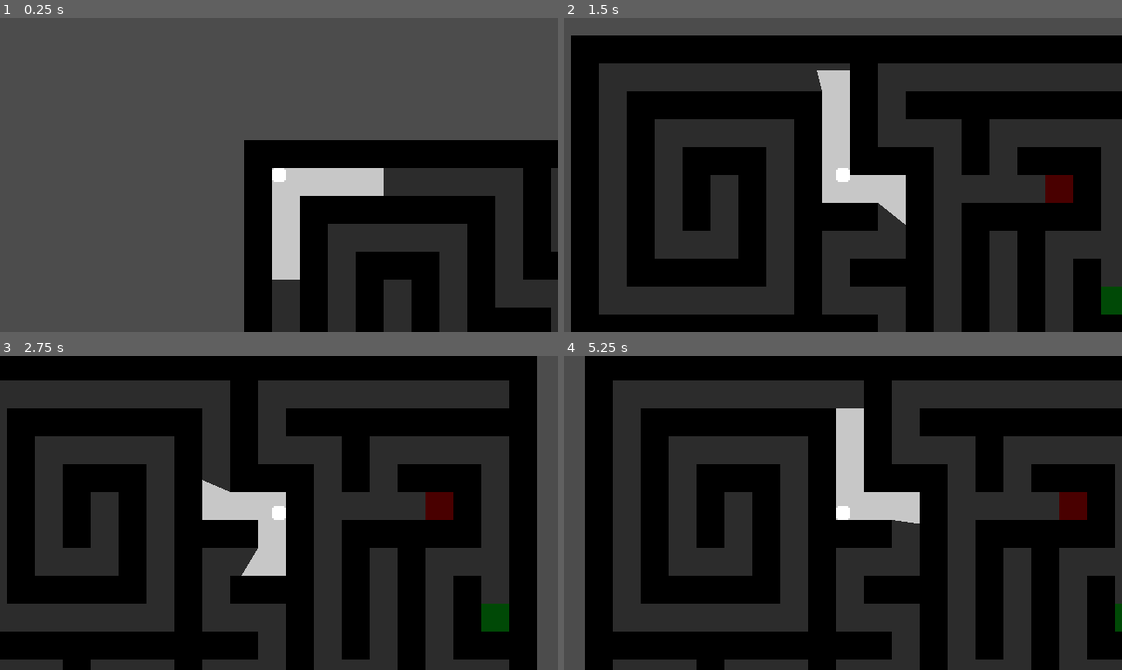
Above: before the commit, frames 1-4 (two rows, left to right).
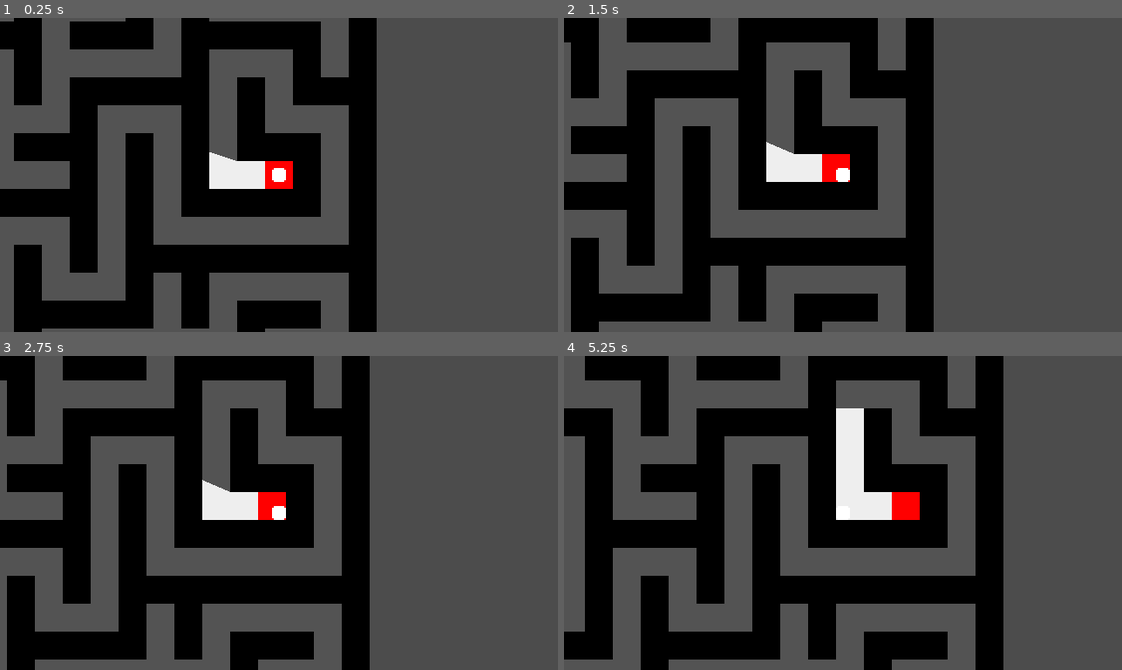
Above: after the commit, the same moments.

Repository: CaptFurball/thing-three
Game: Godot game, scene res://world.tscn
The game is run twice, just before and just after one commit, with the same random seed, the same clock (stepped at 60 frames per second) and the same inputs. The project has no main scene, so this scene is started directly.
Inputs:
- Up to frame 1 (0.25 s): no input
- Up to frame 2 (1.5 s): tap Enter at 0.5 s; hold D (move_right) 0.53-1.28 s; hold S (move_down) from 1.28 s (still down)
- Up to frame 3 (2.75 s): tap Space at 2 s; release S (move_down) at 2.03 s; hold D (move_right) from 2.03 s (still down)
- Up to frame 4 (5.25 s): tap Enter at 2.75, 4.25 s; release D (move_right) at 2.78 s; hold W (move_up) 2.78-3.53 s; tap Space at 3.5, 5 s; hold A (move_left) 3.53-5.03 s; hold S (move_down) from 5.03 s (still down)

The runs differ from the first frame. In frame 1, 57% of the frame differs, in the area x 0-100%, y 0-100%; in frame 2, 75%; in frame 3, 68%; in frame 4, 64%.

Commit message:
Refactor code

Diff:
--- a/maze/generator.gd
+++ b/maze/generator.gd
@@ -3,136 +3,170 @@
 var Tile = preload("res://maze/tile.gd")
 
 const STEPS = 2
+const TILE_SIZE = 16
+const TILE_OFFSET = 8
 
-var _map_size : Vector2
-var start_point : Vector2 = Vector2(-1, -1)
-var end_point : Vector2 = Vector2(-1, -1)
-var tiles : Array
+# local
 var stack : Array
 var deadend_stack : Array
 var rng = RandomNumberGenerator.new()
 var is_backtracing : bool = false;
 
+# public
+var size : Vector2 setget set_size, get_size
+var start_point : Vector2 = Vector2(-1, -1) setget , get_start_point
+var end_point : Vector2 = Vector2(-1, -1) setget , get_end_point
+var tiles : Array setget , get_tiles
+
 func _init(map_size : Vector2):
-	self._map_size = map_size
-	self.rng.randomize()
+	self.size = map_size
+	rng.randomize()
 
 	# step 1 - Create a template tile
-	self.create_tiles()
+	create_tiles()
+
+	# step 3 - Create starting point
+	create_start_point()
 
 	# step 2 - Create the maze
-	self.create_maze()
-
-	# step 3 - Create starting point
-	self.create_start_point()
+	create_maze()
 
 	# step 4 - Create ending point
-	self.create_end_point()
+	create_end_point()
+
+# setter/getter
+func set_size(vector : Vector2):
+	size.x = 2 * vector.x + 1
+	size.y = 2 * vector.y + 1
+
+func get_size() -> Vector2:
+	return size
 
 func get_tiles() -> Array:
-	return self.tiles
+	return tiles
 
+func get_start_point() -> Vector2:
+	return start_point
+
+func get_start_point_coordinates() -> Vector2:
+	var x = start_point.x * TILE_SIZE + TILE_OFFSET
+	var y = start_point.y * TILE_SIZE + TILE_OFFSET
+
+	return Vector2(x, y)
+
+func get_end_point() -> Vector2:
+	return end_point
+
+func get_end_point_coordinates() -> Vector2:
+	var x = end_point.x * TILE_SIZE + TILE_OFFSET
+	var y = end_point.y * TILE_SIZE + TILE_OFFSET
+
+	return Vector2(x, y)
+
+# logics
 func create_tiles():
-	for col in self._map_size.x:
-		if col + 1 > self.tiles.size():
-			self.tiles.append([])
+	for x in size.x:
+		tiles.append([])
 
-		for row in self._map_size.y:
-			if  row + 1 > self.tiles[col].size():
-				self.tiles[col].append([])
-
+		for y in size.y:
 			var tile = Tile.new()
 
-			if row == 0 || col == 0 || row == self._map_size.y - 1 || col == self._map_size.x - 1:
-				tile.type = "wall"
-			elif col % 2 == 0 || row % 2 == 0:
-				tile.type = "wall"
+			if x == 0 || y == 0 :
+				tile.type = Tile.TYPE_WALL
+			elif x == size.x - 1 || y == size.y - 1:
+				tile.type = Tile.TYPE_WALL
+			elif x % 2 == 0 || y % 2 == 0:
+				tile.type = Tile.TYPE_WALL
 			else:
-				tile.type = "floor"
+				tile.type = Tile.TYPE_PATH
 
-			tile.position.x = col
-			tile.position.y = row
-			self.tiles[col][row] = tile
+			tile.position = Vector2(x, y)
+			tiles[x].append(tile)
 
 func create_maze():
-	var current = Vector2(5, 5)
+	var current = start_point
 	var neighbor : Vector2 = Vector2.ZERO
 
-	self.tiles[current.x][current.y].set_visited()
+	tiles[current.x][current.y].set_visited()
 
+	var count = 0
 	while current != null:
+		count += 1
+
 		neighbor = get_random_neighbor(current)
 
 		if current == neighbor:
-			if self.is_backtracing == false:
-				self.deadend_stack.append(current)
+			if is_backtracing == false:
+				deadend_stack.append(current)
 
-			current = self.stack.pop_front()
-			self.is_backtracing = true
+			current = stack.pop_front()
+			is_backtracing = true
 		else:
+			if (current == start_point):
+				print(count)
+
 			if neighbor.x - current.x > 0:
-				for i in range (current.x, neighbor.x + 1, 1):
-					self.tiles[i][current.y].set_type(Tile.TYPE_PATH)
+				tiles[current.x + 1][current.y].set_type(Tile.TYPE_PATH)
 			elif neighbor.x - current.x < 0:
-				for i in range (current.x, neighbor.x - 1, -1):
-					self.tiles[i][current.y].set_type(Tile.TYPE_PATH)
+				tiles[current.x - 1][current.y].set_type(Tile.TYPE_PATH)
 			elif neighbor.y - current.y > 0:
-				for i in range (current.y, neighbor.y + 1, 1):
-					self.tiles[current.x][i].set_type(Tile.TYPE_PATH)
+				tiles[current.x][current.y + 1].set_type(Tile.TYPE_PATH)
 			elif neighbor.y - current.y < 0:
-				for i in range (current.y, neighbor.y - 1, -1):
-					self.tiles[current.x][i].set_type(Tile.TYPE_PATH)
+				tiles[current.x][current.y - 1].set_type(Tile.TYPE_PATH)
 
-			self.stack.push_front(current)
+			stack.push_front(current)
 
 			current = neighbor
-			self.tiles[current.x][current.y].set_visited()
-			self.is_backtracing = false
+			tiles[current.x][current.y].set_visited()
+			is_backtracing = false
 
 func get_random_neighbor(current) -> Vector2:
 	var possible_neighbors: Array = []
 
 	# top
-	if current.y - self.STEPS >= 0:
-		if !self.tiles[current.x][current.y - self.STEPS].has_visited():
-			possible_neighbors.append(Vector2(current.x, current.y - self.STEPS))
+	if current.y - STEPS >= 0:
+		if !tiles[current.x][current.y - STEPS].has_visited():
+			possible_neighbors.append(Vector2(current.x, current.y - STEPS))
 
 	# right
-	if current.x + self.STEPS < self._map_size.x:
-		if !self.tiles[current.x + self.STEPS][current.y].has_visited():
-			possible_neighbors.append(Vector2(current.x + self.STEPS, current.y))
+	if current.x + STEPS < size.x:
+		if !tiles[current.x + STEPS][current.y].has_visited():
+			possible_neighbors.append(Vector2(current.x + STEPS, current.y))
 
 	# bottom
-	if current.y + self.STEPS < self._map_size.y:
-		if !self.tiles[current.x][current.y + self.STEPS].has_visited():
-			possible_neighbors.append(Vector2(current.x, current.y + self.STEPS))
+	if current.y + STEPS < size.y:
+		if !tiles[current.x][current.y + STEPS].has_visited():
+			possible_neighbors.append(Vector2(current.x, current.y + STEPS))
 
 	# left
-	if current.x - self.STEPS >= 0:
-		if !self.tiles[current.x - self.STEPS][current.y].has_visited():
-			possible_neighbors.append(Vector2(current.x - self.STEPS, current.y))
+	if current.x - STEPS >= 0:
+		if !tiles[current.x - STEPS][current.y].has_visited():
+			possible_neighbors.append(Vector2(current.x - STEPS, current.y))
 
 	# pick a random neighbor
 	if possible_neighbors.size() > 0:
-		var random_index : int = int(round(self.rng.randf_range(0, possible_neighbors.size() - 1)))
+		var random_index : int = int(round(rng.randf_range(0, possible_neighbors.size() - 1)))
 		return possible_neighbors[random_index]
 
 	return current
 
 func create_start_point():
-	while self.start_point == Vector2(-1, -1):
-		var random_idx = round(self.rng.randf_range(0, self.deadend_stack.size() - 1))
-		var random_deadend = self.deadend_stack[random_idx]
+	var random_x : int
+	var random_y : int
 
-		if self.tiles[random_deadend.x][random_deadend.y].get_type() == Tile.TYPE_PATH:
-			self.start_point = self.tiles[random_deadend.x][random_deadend.y].position
-			self.tiles[self.start_point.x][self.start_point.y].set_type(Tile.TYPE_START_POINT)
+	while start_point == Vector2(-1, -1):
+		random_x = rng.randi_range(1, size.x - 2)
+		random_y = rng.randi_range(1, size.y - 2)
+
+		if (tiles[random_x][random_y].get_type() == Tile.TYPE_PATH):
+			tiles[random_x][random_y].set_type(Tile.TYPE_START_POINT)
+			start_point = Vector2(random_x, random_y)
 
 func create_end_point():
-	while self.end_point == Vector2(-1, -1):
-		var random_idx = round(self.rng.randf_range(0, self.deadend_stack.size() - 1))
-		var random_deadend = self.deadend_stack[random_idx]
+	while end_point == Vector2(-1, -1):
+		var random_idx = round(rng.randf_range(0, deadend_stack.size() - 1))
+		var random_deadend = deadend_stack[random_idx]
 
-		if self.tiles[random_deadend.x][random_deadend.y].get_type() == Tile.TYPE_PATH:
-			self.end_point = self.tiles[random_deadend.x][random_deadend.y].position
-			self.tiles[self.end_point.x][self.end_point.y].set_type(Tile.TYPE_END_POINT)
+		if tiles[random_deadend.x][random_deadend.y].get_type() == Tile.TYPE_PATH:
+			end_point = tiles[random_deadend.x][random_deadend.y].position
+			tiles[end_point.x][end_point.y].set_type(Tile.TYPE_END_POINT)
--- a/world.gd
+++ b/world.gd
@@ -1,24 +1,29 @@
 extends Node2D
 
-var Tile = preload("res://maze/tile.gd")
 var MazeGenerator = preload("res://maze/generator.gd")
+var Player = preload("res://Player.tscn")
 
 export(int, 3, 320, 1) var map_size_x : int = 10
 export(int, 3, 320, 1) var map_size_y : int = 10
 
-var actual_map_size : Vector2
-var tiles : Array = []
+func _ready():
+	var map_size : Vector2 = Vector2(map_size_x, map_size_y)
+	var maze_generator = MazeGenerator.new(map_size)
+	var tiles = maze_generator.get_tiles()
 
-func _ready():
-	actual_map_size.x = 2 * map_size_x + 1
-	actual_map_size.y = 2 * map_size_y + 1
+	draw_tiles(tiles)
 
-	tiles = MazeGenerator.new(actual_map_size).get_tiles()
-	draw_tiles()
+	var player = Player.instance()
+	player.position = maze_generator.get_start_point_coordinates()
+	add_child(player)
 
-func draw_tiles():
-	for col in actual_map_size.x:
-		for row in actual_map_size.y:
+
+func draw_tiles(tiles):
+	var x = tiles.size()
+	var y = tiles[0].size()
+
+	for col in x:
+		for row in y:
 			var tile_map : TileMap = get_node("TileMap")
 			var tile_name : String = tiles[col][row].type
 			var tile_set_idx : int = tile_map.tile_set.find_tile_by_name(tile_name)
--- a/world.tscn
+++ b/world.tscn
@@ -1,6 +1,5 @@
-[gd_scene load_steps=7 format=2]
+[gd_scene load_steps=6 format=2]
 
-[ext_resource path="res://player.tscn" type="PackedScene" id=1]
 [ext_resource path="res://world.gd" type="Script" id=5]
 [ext_resource path="res://assets/tileset.png" type="Texture" id=8]
 
@@ -78,6 +77,8 @@
 
 [node name="World" type="Node2D"]
 script = ExtResource( 5 )
+map_size_x = 30
+map_size_y = 30
 
 [node name="TileMap" type="TileMap" parent="."]
 tile_set = SubResource( 4 )
@@ -85,6 +86,4 @@
 format = 1
 
 [node name="CanvasModulate" type="CanvasModulate" parent="."]
-color = Color( 0.290196, 0.290196, 0.290196, 1 )
-
-[node name="Player" parent="." instance=ExtResource( 1 )]
+color = Color( 0.541176, 0.541176, 0.541176, 1 )
